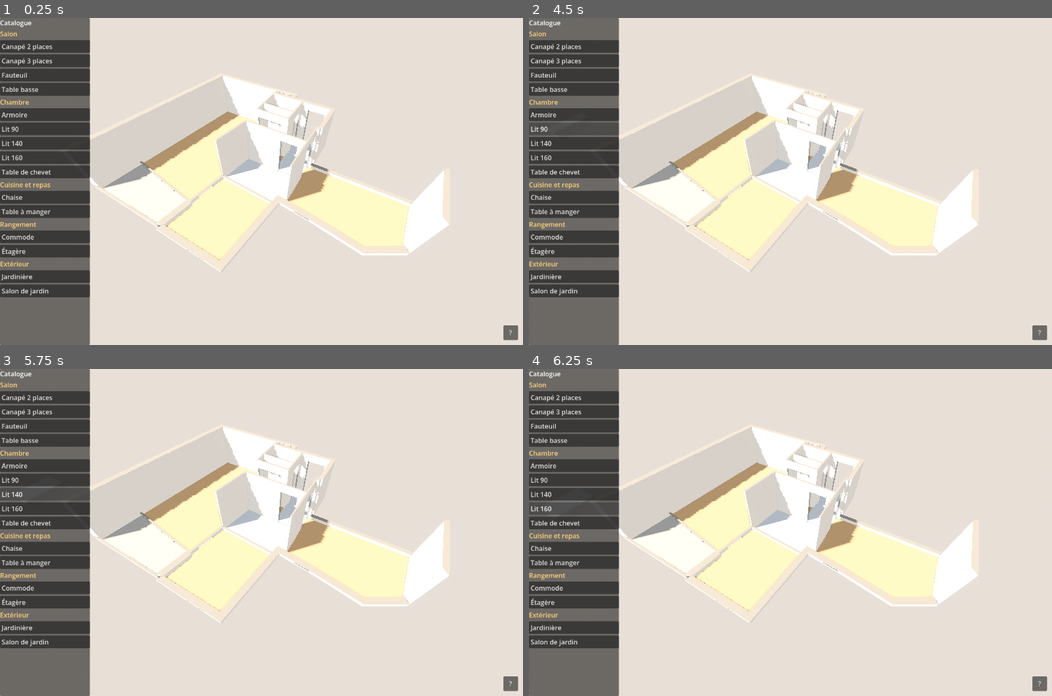
Above: before the commit, frames 1-4 (two rows, left to right).
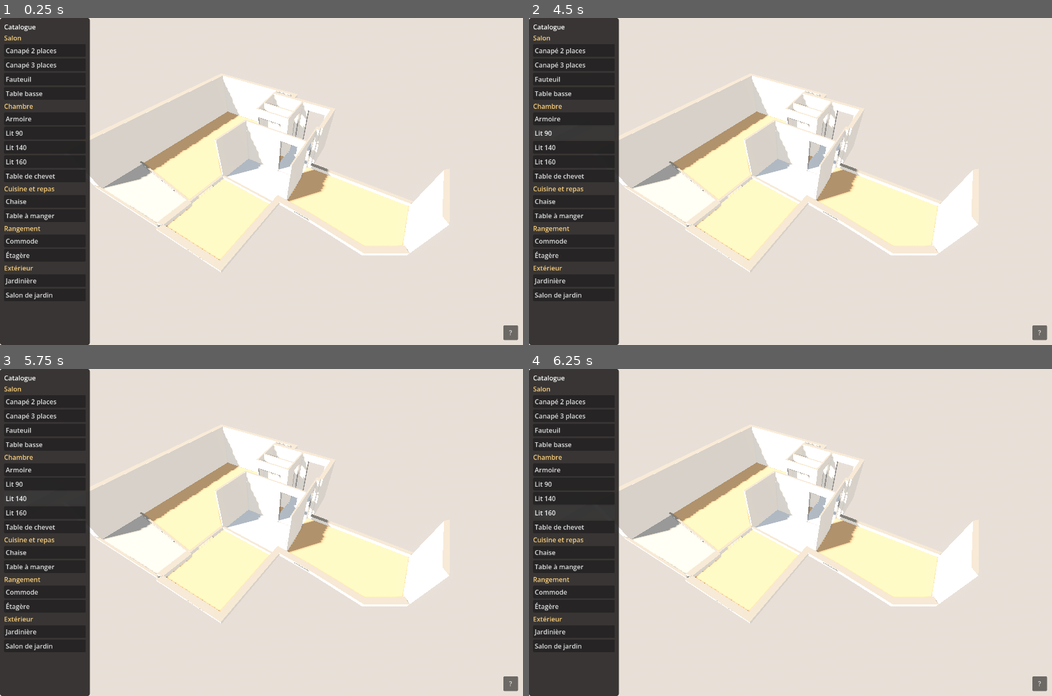
Above: after the commit, the same moments.

Repository: Periicles/3D-appartment
Game: Godot game, scene res://src/main.tscn
The game is run twice, just before and just after one commit, with the same random seed, the same clock (stepped at 60 frames per second) and the same inputs.
Inputs:
- Up to frame 1 (0.25 s): no input
- Up to frame 2 (4.5 s): click "Canapé 2 places" at 0.5 s; click "Canapé 3 places" at 1.25 s; click "Fauteuil" at 2 s; click "Table basse" at 2.75 s; click "Armoire" at 3.5 s; click "Lit 90" at 4.25 s
- Up to frame 3 (5.75 s): click "Lit 140" at 5 s
- Up to frame 4 (6.25 s): click "Lit 160" at 5.75 s

The runs differ from the first frame. In frame 1, 9.0% of the frame differs, in the area x 0-18%, y 0-100%; in frame 2, 9.2%; in frame 3, 9.3%; in frame 4, 9.3%.

Commit message:
fix(ui): pad panels and let the shortcuts card use the window height

Diff:
--- a/src/ui/catalog_panel.gd
+++ b/src/ui/catalog_panel.gd
@@ -10,6 +10,7 @@
 func _init() -> void:
 	name = "Catalog"
 	custom_minimum_size.x = PANEL_WIDTH
+	add_theme_stylebox_override("panel", Palette.panel_style())
 
 
 func populate(presets: Array[FurniturePreset]) -> void:
--- a/src/ui/properties_panel.gd
+++ b/src/ui/properties_panel.gd
@@ -25,6 +25,7 @@
 func _init() -> void:
 	name = "Properties"
 	custom_minimum_size.x = PANEL_WIDTH
+	add_theme_stylebox_override("panel", Palette.panel_style())
 	var scroll := ScrollContainer.new()
 	scroll.horizontal_scroll_mode = ScrollContainer.SCROLL_MODE_DISABLED
 	add_child(scroll)
--- a/src/ui/shortcuts_overlay.gd
+++ b/src/ui/shortcuts_overlay.gd
@@ -27,15 +27,19 @@
 	backdrop.mouse_filter = Control.MOUSE_FILTER_STOP
 	backdrop.gui_input.connect(_on_backdrop_input)
 	add_child(backdrop)
-	var center := CenterContainer.new()
-	center.set_anchors_preset(Control.PRESET_FULL_RECT)
-	center.offset_top = CARD_MARGIN
-	center.offset_bottom = -CARD_MARGIN
-	center.mouse_filter = Control.MOUSE_FILTER_IGNORE
-	add_child(center)
 	var card := PanelContainer.new()
-	card.custom_minimum_size.x = CARD_WIDTH
-	center.add_child(card)
+	card.name = "Card"
+	card.add_theme_stylebox_override("panel", Palette.panel_style())
+	# Centred horizontally, full height minus a margin, so the list rarely scrolls.
+	card.anchor_left = 0.5
+	card.anchor_right = 0.5
+	card.anchor_top = 0.0
+	card.anchor_bottom = 1.0
+	card.offset_left = -CARD_WIDTH / 2.0
+	card.offset_right = CARD_WIDTH / 2.0
+	card.offset_top = CARD_MARGIN
+	card.offset_bottom = -CARD_MARGIN
+	add_child(card)
 	var layout := VBoxContainer.new()
 	card.add_child(layout)
 	var header := HBoxContainer.new()
@@ -51,7 +55,6 @@
 	header.add_child(close_button)
 	var scroll := ScrollContainer.new()
 	scroll.horizontal_scroll_mode = ScrollContainer.SCROLL_MODE_DISABLED
-	scroll.custom_minimum_size.y = 420
 	scroll.size_flags_vertical = Control.SIZE_EXPAND_FILL
 	layout.add_child(scroll)
 	var list := VBoxContainer.new()
--- a/src/world/palette.gd
+++ b/src/world/palette.gd
@@ -7,6 +7,9 @@
 const GLASS := Color(0.75, 0.88, 0.95, 0.35)
 const SELECTION := Color("#ffd27a")
 const GHOST_ALPHA := 0.5
+const PANEL_BACKGROUND := Color(0.16, 0.15, 0.15, 0.92)
+const PANEL_PADDING := 10.0
+const PANEL_RADIUS := 6
 ## How far the selection outline grows around the item, in metres.
 const OUTLINE_WIDTH := 0.03
 const FLOORS := {
@@ -40,3 +43,12 @@
 	mat.grow = true
 	mat.grow_amount = OUTLINE_WIDTH
 	return mat
+
+
+## Background shared by the interface panels: dark, slightly transparent, padded.
+static func panel_style() -> StyleBoxFlat:
+	var style := StyleBoxFlat.new()
+	style.bg_color = PANEL_BACKGROUND
+	style.set_content_margin_all(PANEL_PADDING)
+	style.set_corner_radius_all(PANEL_RADIUS)
+	return style
--- a/tests/unit/test_shortcuts_overlay.gd
+++ b/tests/unit/test_shortcuts_overlay.gd
@@ -64,3 +64,16 @@
 
 func test_blocks_clicks_to_the_scene_while_open() -> void:
 	assert_eq((_overlay.get_node("Backdrop") as Control).mouse_filter, Control.MOUSE_FILTER_STOP)
+
+
+func test_card_uses_most_of_the_window_height() -> void:
+	_overlay.open()
+	await wait_physics_frames(2)
+	var card := _overlay.find_child("Card", true, false) as Control
+	assert_gt(card.size.y, _overlay.size.y * 0.7)
+
+
+func test_card_is_padded() -> void:
+	var card := _overlay.find_child("Card", true, false) as PanelContainer
+	var style := card.get_theme_stylebox("panel")
+	assert_gt(style.content_margin_left, 0.0)
--- a/tests/unit/test_ui_panels.gd
+++ b/tests/unit/test_ui_panels.gd
@@ -171,3 +171,10 @@
 	var scroll := panel.get_child(0) as ScrollContainer
 	assert_not_null(scroll)
 	assert_not_null(scroll.find_child("Width", true, false))
+
+
+func test_side_panels_are_padded() -> void:
+	var catalog: CatalogPanel = add_child_autofree(CatalogPanel.new())
+	var properties := _properties()
+	for panel in [catalog, properties]:
+		assert_gt((panel as PanelContainer).get_theme_stylebox("panel").content_margin_left, 0.0)
